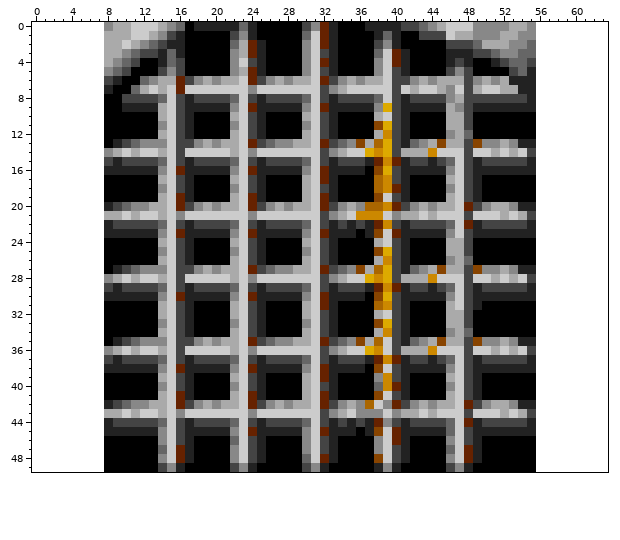
Two versions of one pixel-art sprite, assets/Prison/DoorOverlay2.png. Above is the file before it was changed.
The file is 48x50 pixels. The old version is drawn lined up with the new one, on the new canvas.
Now the later version:
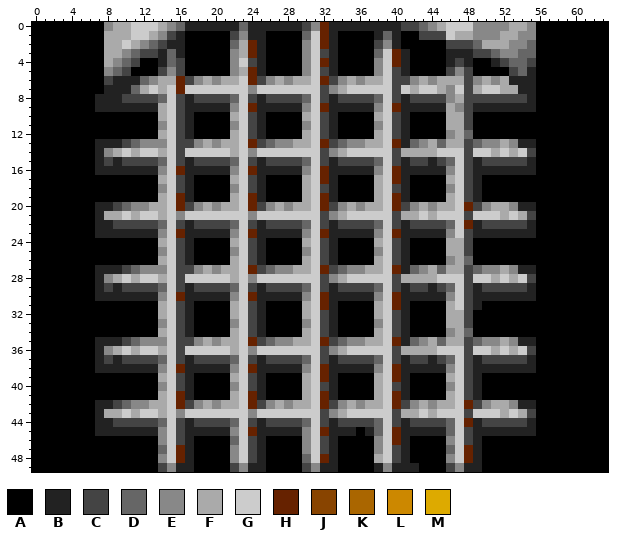
Palette (. is transparent): A #000000  B #222222  C #444444  D #666666  E #888888  F #aaaaaa  G #cccccc  H #662200  J #884400  K #aa6600  L #cc8800  M #ddaa00
Edits made:
canvas 48x50 -> 64x50, the old top-left corner now at 8,0
Changed rows in their new state; - is an unchanged pixel.
first column x 0:
 0 AAAAAAAA---------B-------BBBBB----BBB-------------------AAAAAAAA
 1 AAAAAAAA-----------------B------------------------------AAAAAAAA
 2 AAAAAAAA------------------------------------------------AAAAAAAA
 3 AAAAAAAA------------------------------------------------AAAAAAAA
 4 AAAAAAAA------------------------------------------------AAAAAAAA
 5 AAAAAAAA------------------------------------------------AAAAAAAA
 6 AAAAAAAA--BB--------------------------------------------AAAAAAAA
 7 AAAAAAAA-BB---------------------------------------------AAAAAAAA
 8 AAAAAAABBB----------------------------------------------AAAAAAAA
 9 AAAAAAABBB-----------------------------GH---------------AAAAAAAA
10 AAAAAAAA------------------------------------------------AAAAAAAA
11 AAAAAAAA------------------------------EG----------------AAAAAAAA
12 AAAAAAAA-------------------------------G----------------AAAAAAAA
13 AAAAAAABB---------------------------E-FGH----D---D------AAAAAAAA
14 AAAAAAAB-----------------------------GGG----F-----------AAAAAAAA
15 AAAAAAAB-----------------------------CDGC---------------AAAAAAAA
16 AAAAAAAB-----------------------------BEGH---------------AAAAAAAA
17 AAAAAAAA------------------------------FGH---------------AAAAAAAA
18 AAAAAAAA------------------------------FGC---------------AAAAAAAA
19 AAAAAAAA------------------------------F-H---------------AAAAAAAA
20 AAAAAAAB-----------------------------FFG----------------AAAAAAAA
21 AAAAAAAB----------------------------GGG-C---------------AAAAAAAA
22 AAAAAAAB---------------------------C-CDG----------------AAAAAAAA
23 AAAAAAAB----------------------------B-E-----------------AAAAAAAA
24 AAAAAAAA------------------------------------------------AAAAAAAA
25 AAAAAAAA------------------------------EG----------------AAAAAAAA
26 AAAAAAAA-------------------------------G----------------AAAAAAAA
27 AAAAAAABB---------------------------E-FGH----D---D------AAAAAAAA
28 AAAAAAAB-----------------------------GGG----F-----------AAAAAAAA
29 AAAAAAAB-----------------------------CDGC---------------AAAAAAAA
30 AAAAAAAB-----------------------------BEGH---------------AAAAAAAA
31 AAAAAAAA------------------------------FGH---------------AAAAAAAA
32 AAAAAAAA------------------------------------------------AAAAAAAA
33 AAAAAAAA------------------------------EG----------------AAAAAAAA
34 AAAAAAAA-------------------------------G----------------AAAAAAAA
35 AAAAAAABB---------------------------E-F-H----D---D------AAAAAAAA
36 AAAAAAAB-----------------------------GG-----F-----------AAAAAAAA
37 AAAAAAAB-----------------------------CDGC---------------AAAAAAAA
38 AAAAAAAB-----------------------------BE-H---------------AAAAAAAA
39 AAAAAAAA------------------------------FGH---------------AAAAAAAA
40 AAAAAAAA------------------------------FGC---------------AAAAAAAA
41 AAAAAAAA------------------------------F-H---------------AAAAAAAA
42 AAAAAAAB-----------------------------FFG----------------AAAAAAAA
43 AAAAAAAB----------------------------GGG-C---------------AAAAAAAA
44 AAAAAAAB---------------------------C-CDG----------------AAAAAAAA
45 AAAAAAAB------------------------------D-----------------AAAAAAAA
46 AAAAAAAA------------------------------------------------AAAAAAAA
47 AAAAAAAA------------------------------------------------AAAAAAAA
48 AAAAAAAA------------------------------F-----------------AAAAAAAA
49 AAAAAAAA---------B-------B-------B-------BB------B------AAAAAAAA
Boxes around the changes in both pictures, in picture pixels (x1, y1, x2, y2):
changed: (32, 22, 140, 472)
changed: (185, 22, 194, 31)
changed: (257, 22, 302, 40)
changed: (338, 22, 365, 31)
added: (536, 22, 608, 472)
changed: (329, 103, 482, 472)
changed: (185, 463, 194, 472)
changed: (257, 463, 266, 472)
